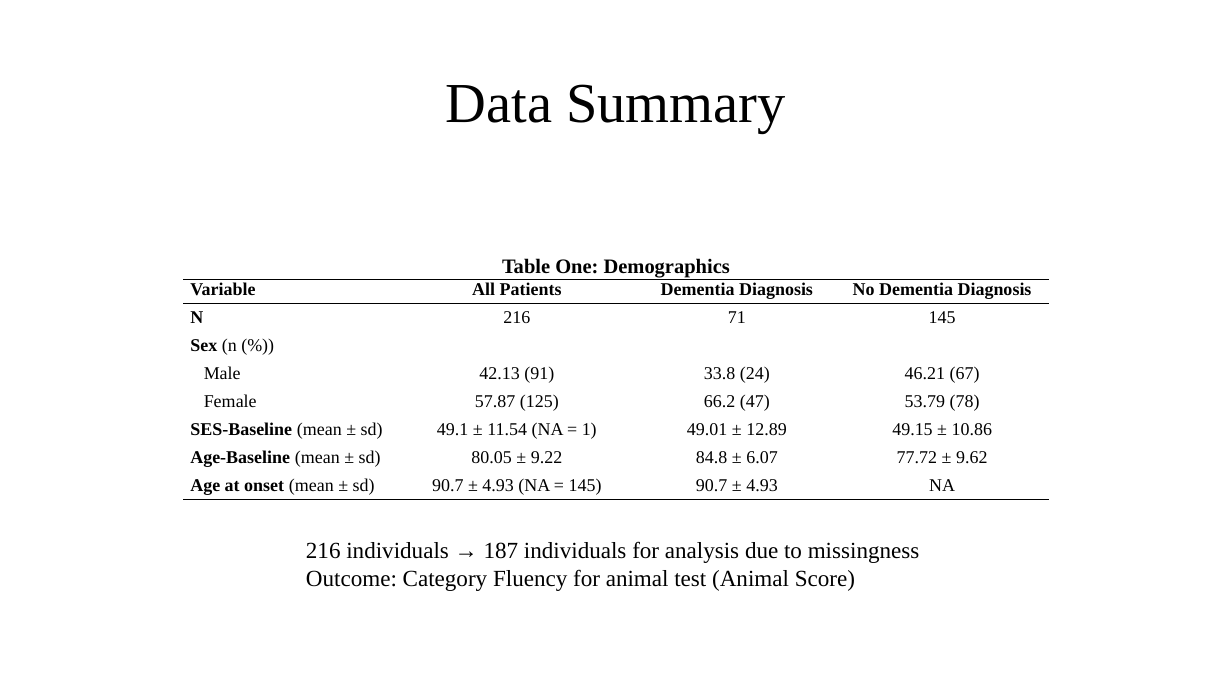
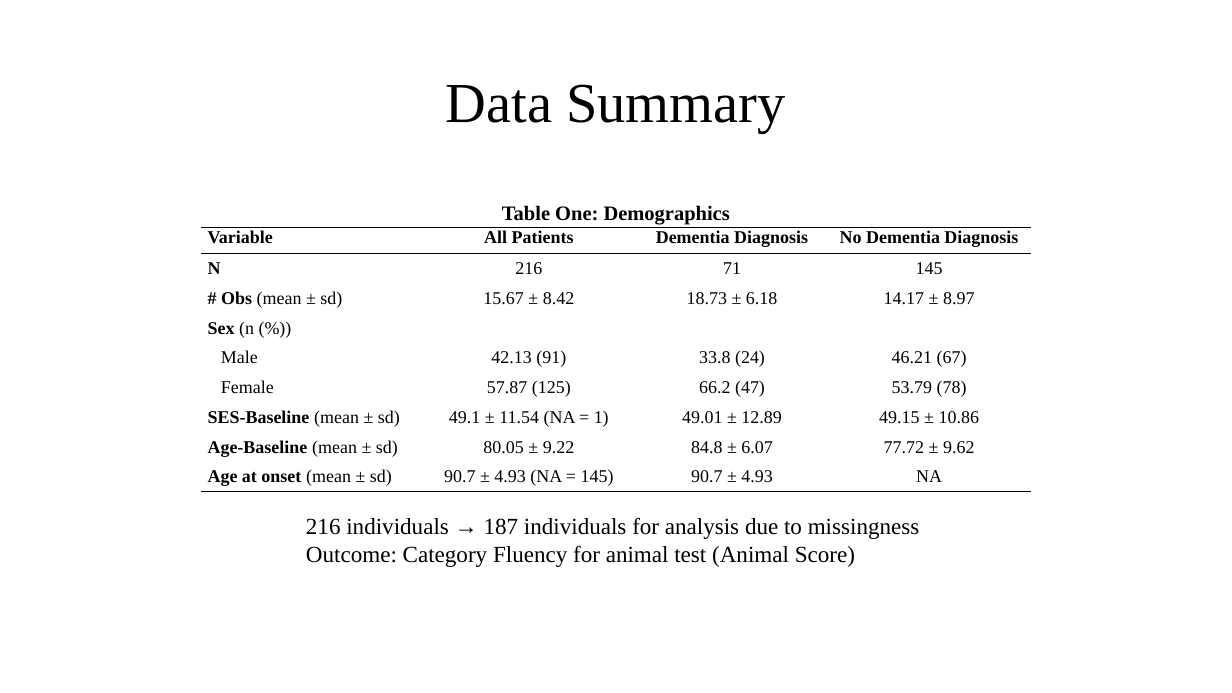
Before and after one commit to elcotton/bios6623-elcotton, a slide deck: slide 3 of Project3/Reports/BIOS6623_Project3_FinalPresentation.pptx. Drawn at 1232x693 pixels with LibreOffice and Linux fonts; fonts in the diff are those of the drawing. Boxes give left, top, right and bottom in pixels: in the first picture for what was removed or moved away, otherwise in the second. Text is boxed around its words. In the diff, an @@ line names an element or a change of style, - is before the commit and + after.

```diff
--- a/Project3/Reports/BIOS6623_Project3_FinalPresentation.pptx
+++ b/Project3/Reports/BIOS6623_Project3_FinalPresentation.pptx
@@ table at bbox=[201, 201, 1031, 492] @@
+row 4: # Obs (mean ± sd) | 15.67 ± 8.42 | 18.73 ± 6.18 | 14.17 ± 8.97
@@ table: place and size @@
-table at bbox=[183, 255, 1048, 500]
+table at bbox=[201, 201, 1031, 492]
@@ text "216 individuals → 187 individuals ...": place and size @@
-text "216 individuals → 187 individuals ..." at bbox=[306, 541, 920, 591]
+text "216 individuals → 187 individuals ..." at bbox=[306, 517, 920, 567]
```
Also in this commit, not shown: 2 other slides changed, 3 other files.
